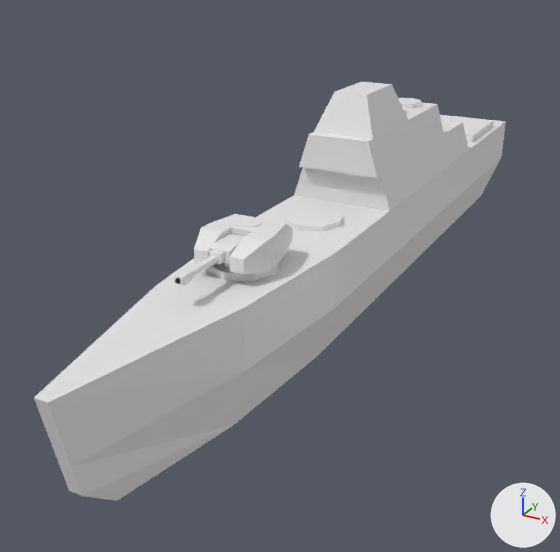
Renders of the Blender file packages/units/vehicle/combat_fregatte_1/assets/combat_fregatte_1.blend from each side of a commit.
The view is the same before and after, from a 50 mm lens placed at (1.35, -3.23, 1.31), pointed at (-0.19, -0.43, -0.08). The lights are fixed; the arrows at lower right show +X, +Y and +Z. The older version comes first.

Names of what the first picture shows: 'base', 'freg_turretcanon.001', 'turretbase_1_base', 'turretbase_1_turretgun'.
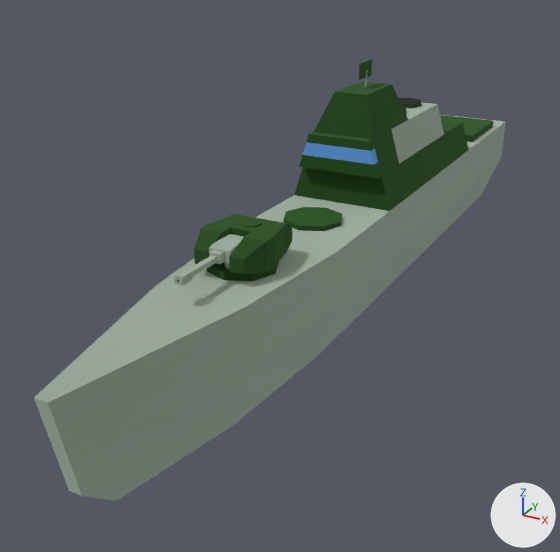
Where the change shows, as pixel boxes (x1, y1, x2, y2) in the pictures (560 x 552 px):
'turretbase_1_base', recoloured (white to dark green): (194, 214, 292, 275) in both
'turretbase_1_turretgun', recoloured (white to grey): (209, 234, 243, 269) in both
'freg_turretcanon.001', recoloured (white to grey): (174, 255, 218, 286) in both
'Würfel', added: after (359, 60, 372, 80)
part 1 of me_cube, reshaped: (299, 130, 399, 178) in both
part 2 of me_cube, recoloured (white to grey): (34, 102, 506, 501) in both
part 3 of me_cube, recoloured (white to dark green): (207, 82, 493, 281) in both
part 4 of me_cube, recoloured: (398, 98, 421, 111) in both

The change, as a diff of the scene's bpy script:
```diff
--- a/packages/units/vehicle/combat_fregatte_1/assets/combat_fregatte_1.blend.py
+++ b/packages/units/vehicle/combat_fregatte_1/assets/combat_fregatte_1.blend.py
@@ me_cube @@
 # verts and faces of me_cube; kept vertices keep their numbers, new ones are numbered from 170
-me_cube.from_pydata(...)  # 170 vertices, 169 faces; spans x -0.23..0.23, y -2.05..1.77, z -0.23..0.7
+me_cube.from_pydata(...)  # 178 vertices, 175 faces; spans x -0.23..0.23, y -2.05..1.77, z -0.23..0.7
+# me_cube part 1
+delete_faces([(11, 89, 93, 29), (34, 35, 37, 36), (11, 29, 37, 35), (10, 34, 36, 28), (10, 28, 92, 85)])
+verts[170] = (0.15, -0.28, 0.5)  # pixel (370, 150)
+verts[171] = (-0.15, -0.28, 0.5)  # pixel (306, 142)
+verts[172] = (0.17, -0.28, 0.44)  # pixel (373, 164)
+verts[173] = (-0.17, -0.28, 0.44)  # pixel (302, 154)
+for new, old in zip([*range(174, 178)], [*range(170, 174)]): verts[new] = verts[old] + (0.0, 0.05, 0.0)
+faces += [(34, 35, 171, 170), (36, 172, 173, 37), (10, 34, 170, 174), (28, 176, 172, 36), (29, 37, 173, 177), (11, 175, 171, 35)]  # mat_primary (dark green #205010)
+faces += [(10, 174, 176, 28, 92, 85), (11, 89, 93, 29, 177, 175)]  # mat_primary (dark green #205010)
+faces += [(170, 171, 173, 172), (171, 175, 177, 173), (170, 172, 176, 174)]  # mat_glass (blue #66a7e7)
+# me_cube part 2: 88 faces spanning x -0.23..0.23, y -2.05..1.77, z -0.23..0.53 switch from no material to mat_secondary (grey #a0b0a0)
+# me_cube part 3: 68 faces spanning x -0.23..0.23, y -1.19..1.58, z 0.23..0.7 switch from no material to mat_primary (dark green #205010)
+# me_cube part 4: 8 faces spanning x -0.09..0.09, y 0.21..0.6, z 0.55 switch from no material to mat_engine (black #111111)
+me_cube.materials.append(mat_glass)  # blue #66a7e7
@@ me_cube_001 @@
 me_cube_001.from_pydata(...)  # 99 vertices, 95 faces; spans x -0.133..0.133, y -0.131..0.197, z 0.0..0.118
+me_cube_001.materials.append(mat_primary)  # dark green #205010
@@ me_cube_002 @@
 me_cube_002.from_pydata(...)  # 44 vertices, 36 faces; spans x -0.04..0.04, y -0.121..0.053, z -0.071..0.045
+me_cube_002.materials.append(mat_secondary)  # grey #a0b0a0
@@ me_cube_004 @@
 me_cube_004.from_pydata(...)  # 20 vertices, 18 faces; spans x -0.019..0.019, y -0.328..-0.121, z 0.002..0.032
+me_cube_004.materials.append(mat_secondary)  # grey #a0b0a0
@@ me_würfel @@
+me_würfel.from_pydata([(-0.006, -0.083, -0.048), (-0.006, -0.083, 0.048), (-0.006, 0.083, -0.048), (-0.006, 0.083, 0.048), (0.006, -0.083, -0.048), (0.006, -0.083, 0.048), (0.006, 0.083, -0.048), (0.006, 0.083, 0.048)], [], [(0, 1, 3, 2), (2, 3, 7, 6), (6, 7, 5, 4), (4, 5, 1, 0), (2, 6, 4, 0), (7, 3, 1, 5)])
+for i in [0]: me_würfel.polygons[i].material_index = 1
+me_würfel.materials.append(mat_primary)  # dark green #205010
+me_würfel.materials.append(mat_secondary)  # grey #a0b0a0
@@ ob_würfel @@
+ob_würfel = bpy.data.objects.new('Würfel', me_würfel)
+ob_würfel.parent = ob_empty
+ob_würfel.location = (-0.005, 0.0, 0.775)
+ob_würfel.scale = (0.72, 0.72, 0.72)
```
